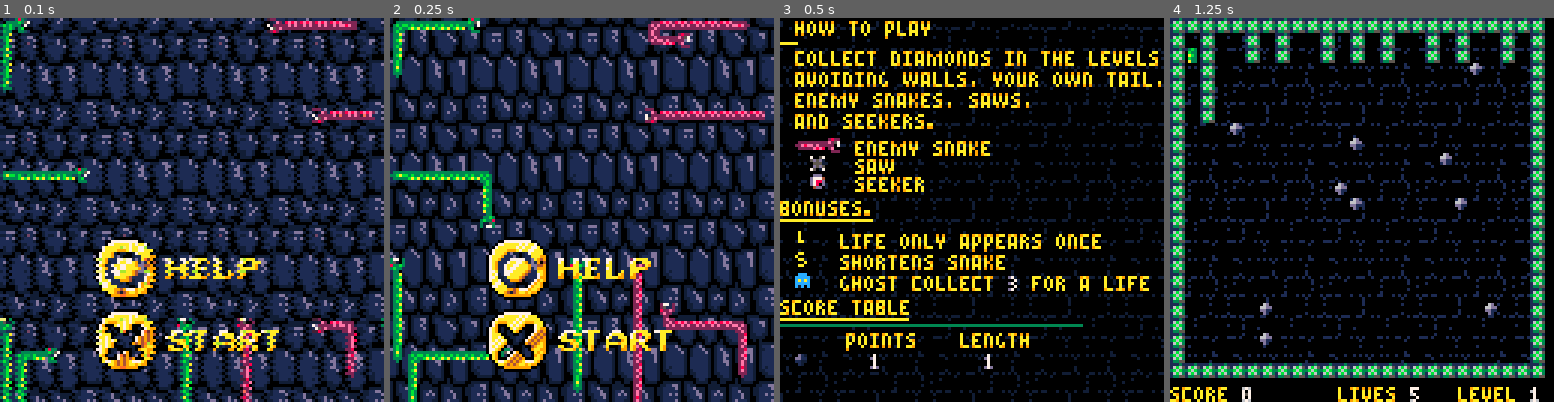
Above: before the commit, frames 1-4 (left to right).
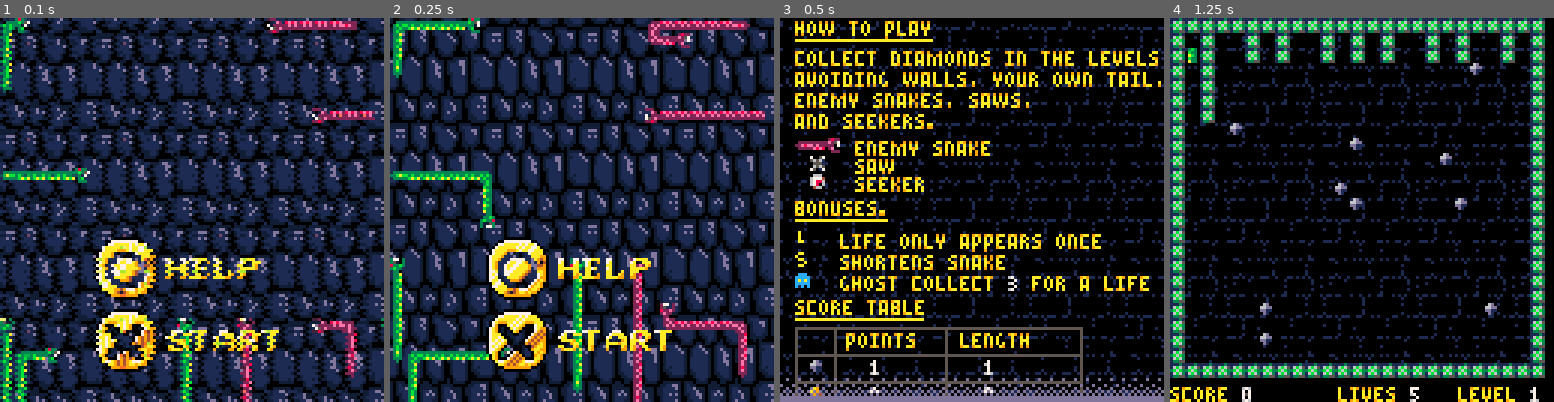
Above: after the commit, the same moments.

Repository: Athas1980/loca-conda
Game: PICO-8 cartridge sna_sm.p8
The game is run twice, just before and just after one commit, with the same random seed, the same clock (stepped at 60 frames per second) and the same inputs.
Inputs:
- Up to frame 1 (0.1 s): no input
- Up to frame 2 (0.25 s): no input
- Up to frame 3 (0.5 s): tap O (Z key) at 0.33 s
- Up to frame 4 (1.25 s): tap O (Z key) at 0.7 s; tap X (X key) at 1.07 s

Frames 1-2 are identical in both runs. In frame 3, 17% of the frame differs, in the area x 0-100%, y 0-100%; in frame 4, nothing differs.

Commit message:
Initial help page

Diff:
--- a/sna_sm.p8
+++ b/sna_sm.p8
@@ -8,6 +8,7 @@
 
 owchies = {54,54,55,55,56,56,57,57}
 c_owch = 1
+help={}
 levels = {
 	{
 		d1 = 10,
@@ -100,9 +101,14 @@
 
 	if(btnp(❎) or btnp(🅾️)) then
 		state = "title"
+		camera()
 		title = init_title()
 		return
 	end
+
+	if (btn(⬆️)) help.y = max(help.miny, help.y - 2)
+	if (btn(⬇️)) help.y = min(help.maxy, help.y + 2)
+
 end
 
 function update_title()
@@ -111,7 +117,10 @@
 		state = "game"
 		return
 	end
-	if (btnp(🅾️)) state="help"
+	if (btnp(🅾️)) then
+		state="help"
+		init_help()
+	end
 	local changes = {}
 	for snake in all(title.snakes) do
 		append_all(changes, snake:move(snake:next()))
@@ -160,6 +169,7 @@
 end
 
 function init_title()
+	music(32)
 	t = {
 		lmap={},
 		frame =0,
@@ -357,15 +367,23 @@
 	palt(0,true)
 end
 
+function init_help()
+	pal()
+	help.miny = 0
+	help.maxy = 43
+	help.y=0
+end
+
 function draw_help()
 	cls()
+	camera(0, help.y)
 	for x=0, 16, 4 do
 		for y=0,32,4 do
 			spr(132,x*8,y*8,4,4)
 		end
 	end
 	msg(5,0, "how to play")
-	line(5,8,0,8,10)
+	line(5,7,50,7,10)
 
 	msg(5,10, "collect diamonds in the levels")
 	msg(5,17, "avoiding walls, your own tail,")
@@ -380,8 +398,8 @@
 
 	spr(7, 10, 52) msg(25,52,"seeker" )
 
-	msg(0, 60, "bonuses.")
-	line(0,67,30,67,10)
+	msg(5, 60, "bonuses.")
+	line(5,67,35,67,10)
 
 	spr(52, 5, 71)
 	spr(53, 5, 78)
@@ -390,12 +408,62 @@
 	msg(20,78, "shortens snake")
 	msg(20,85, "ghost collect 3 for a life")
 
-	msg(0,93, "score table")
-	line(0,100,42,100,10)
-	line(0,102,100,102,3)
-	msg(22,104, "points")
-	msg(60,104, "length")
-	spr(2,5,112) msg(30,111, "1") msg(68,111, "1")
+	msg(5,93, "score table")
+	line(5,100,47,100,10)
+
+	local i = 103
+	line(5,i,100,i,5)
+	msg(22,i+1, "points")
+	msg(60,i+1, "length")
+	i=i+9
+	line(5,i,100,i,5)
+	spr(2,10,i+2) msg(30,i+1, "1") msg(68,i+1, "1")
+	i=i+9
+	line(5,i,100,i,5)
+	spr(3,10,i+2) msg(30,i+1, "2") msg(68,i+1, "2")
+	i=i+9
+	line(5,i,100,i,5)
+	spr(4,10,i+2) msg(30,i+1, "4") msg(68,i+1, "4")
+	i=i+9
+	line(5,i,100,i,5)
+	spr(5,10,i+2) msg(30,i+1, "5") msg(68,i+1, "5")
+	i=i+9
+	line(5,i,100,i,5)
+	spr(6,10,i+2) msg(30,i+1, "20") msg(68,i+1, "20")
+	i=i+9
+	line(6,i,100,i,5)
+	spr(12,10,i+2) msg(30,i+1, "0") msg(68,i+1, "15")
+	i=i+9
+	line(6,i,100,i,5)
+
+	line (5,i,5,103,5)
+
+	line (100,i,100,103,5)
+	line (18,i,18,103,5)
+	line (55,i,55,103,5)
+
+	if (help.y > help.miny) then
+		camera(0)
+		pal(5,13)
+		palt(15,true)
+		for i=0, 15 do
+			spr(197,i*8,0,1,1,false,true)
+		end
+		pal()
+
+
+	end
+	if (help.y < help.maxy) then
+		camera(0)
+		pal(5,13)
+		palt(0,false)
+		palt(15,true)
+		for i=0, 15 do
+			spr(197,i*8,120,1,1,false,false)
+		end
+		pal()
+
+	end
 
 
 
@@ -764,22 +832,22 @@
 10111011110110110001011110011111100000000000010000010000000000000000000000000000000000000000000000000000000000000000000000000000
 101d110000111100011110000011dd66100000000000000000000000000000000000000000000000000000000000000000000000000000000000000000000000
 101dd6111011111101dd1111011dddd6100000000000010000010000000000000000000000000000000000000000000000000000000000000000000000000000
-00000000eeee200006d000000a9000000e8000000b3000000cd0000006660000030300000003000000000000000000000ccc0000006677000000000000000000
-00000000e888200066dd0000aa990000ee880000bb330000ccdd00006777400003330330033303300000000000000000ccccc000066666700000000000000000
-00700700e8882000dd110000994400008822000033550000dd1100006788600000333b130033bb130000000000000000cacac000d60660670000000000000000
-00077000e88820000d1000000940000008200000035000000d1000006780600033b11b5103bb1b510000000000000000ccccc000d666666d0000000000000000
-00077000222220000000000000000000000000000000000000000000046600000b5101100b51b1100000000000000000c0c0c000dd8e8e860000000000000000
-0070070000000000000000000000000000000000000000000000000000000000031b130003111300000000000000000000000000d8e8e8660000000000000000
-00000000000000000000000000000000000000000000000000000000000000000030b1300030b1300000000000000000000000000ddd66600000000000000000
-0000000000000000000000000000000000000000000000000000000000000000000313000003130000000000000000000000000000dddd000000000000000000
-00000000000000000000000000000000000000000000000000000000000000000000000000000000ff777fff000000000000000000000000777aaaff00000000
-67600000070000006700000067000000606000007770000070000000676000006760000067700000f7aaaaff9aa000009aa00000aa000000f7aff9ffaaa00000
-707000006700000070700000007000007070000070000000750000000070000070700000707000007affaaafa0a00000a0000000a0a00000f7afffffa0000000
-75700000070000000060000067000000777000006700000077600000067000006760000067700000affff9afaa900000a0000000a0a00000faa7afffaa000000
-70700000070000000700000000700000007000000070000070700000070000007070000000700000aaaa9aafa0a00000a0000000a0a00000faafffffa0000000
-67600000676000006770000067000000007000006700000007000000060000006760000000600000affffa9f9aa000009aa00000aa900000faaff9ff90000000
-000000000000000000000000000000000000000000000000000000000000000000000000000000009ffff99f000000000000000000000000aaaa99ff00000000
-00000000000000000000000000000000000000000000000000000000000000000000000000000000ffffffff000000000000000000000000ffffffff00000000
+00000000eeee200006d000000007700000000000ff5fff5f0000000006660000030300000003000000000000000000000ccc0000006677000000000000000000
+00000000e888200066dd0000007a940000000000ffffffff000000006777400003330330033303300000000000000000ccccc000066666700000000000000000
+00700700e8882000dd11000007aaa940000000005fff5fff000000006788600000333b130033bb130000000000000000cacac000d60660670000000000000000
+00077000e88820000d1000007aaaaa9400000000ff5fff5f000000006780600033b11b5103bb1b510000000000000000ccccc000d666666d0000000000000000
+000770002222200000000000777a944400000000f5f5f5f500000000046600000b5101100b51b1100000000000000000c0c0c000dd8e8e860000000000000000
+007007000000000000000000007a9400000000005f5f5f5f0000000000000000031b130003111300000000000000000000000000d8e8e8660000000000000000
+000000000000000000000000007a9400000000005555555500000000000000000030b1300030b1300000000000000000000000000ddd66600000000000000000
+000000000000000000000000007a940000000000555555550000000000000000000313000003130000000000000000000000000000dddd000000000000000000
+0000000000000000000000000000000000000000f5f5f5f500000000000000000000000000000000ff777fff000000000000000000000000777aaaff00000000
+67600000070000006700000000000000000000005f5f5f5f00000000006000006760000067700000f7aaaaff9aa000009aa00000aa000000f7aff9ffaaa00000
+707000006700000070700000000000000000000055f555f5000000000070000070700000707000007affaaafa0a00000a0000000a0a00000f7afffffa0000000
+7570000007000000006000000000000000000000f555f55500000000677000006760000067700000affff9afaa900000a0000000a0a00000faa7afffaa000000
+70700000070000000700000000000000000000005555555500000000000000007070000000700000aaaa9aafa0a00000a0000000a0a00000faafffffa0000000
+67600000676000006770000000000000000000005f555f5500000000060000006760000000600000affffa9f9aa000009aa00000aa900000faaff9ff90000000
+000000000000000000000000000000000000000055555555000000000700000000000000000000009ffff99f000000000000000000000000aaaa99ff00000000
+00000000000000000000000000000000000000005555555500000000060000000000000000000000ffffffff000000000000000000000000ffffffff00000000
 0000000077fff77f00000000000000000000000077ffffff000000000000000000000000f7aaaaff00000000f7aaaaffff7777ff77aaaaff0000000000000000
 0a0000007afff7af9a9000009a900000909000007affffff900090009a0000000a0000007affaaaf9a9000007affaaaff7affaafffaaffff9090000090900000
 a0000000aafffaaf0a0000000a000000a0900000aaffffffa909a000a0a00000a0a00000aafffa9fa0a000007afffa9f7aafffffffaaffffa0a00000a0a00000
@@ -926,7 +994,7 @@
 
 __gff__
 0001020202020201010100000000000000000000000000000000000000000000000000000000000000000000000000000000000000000101010101010101010101010101010101010000000000000000010101010101010100000000000000000101010101010101000000000000000001010101010101010000000000000000
-0000000000000000000000000000000000000000000000000000000000000000000000000000000000000000000000000000000000000000000000000000000000010202020202010101000000000000000000000000000000000000000000000000000000000000000000000000000000000000000000000000000000000000
+0000000000000000000000000000000000000000000000000000000000000000000000000000000000000000000000000000000000000000000000000000000000010202020200010101000000000000000000000000000000000000000000000000000000000000000000000000000000000000000000000000000000000000
 __map__
 4b4c4d4e4e4e4e4e4e0000000000000000000000000000000000000000000000000000000000000000000000000000000000000000000000000000000000000000000000000000000000000000000000000000000000000000000000000000000000000000000000000000000000000000000000000000000000000000000000
 5b5c5de1dee5e94e4e0000000000000000000000000000000000000000000000000000000000000000000000000000000000000000000000000000000000000000000000000000000000000000000000000000000000000000000000000000000000000000000000000000000000000000000000000000000000000000000000
Not shown, changed: the music (__music__) section of sna_sm.p8
Not shown, changed: the sound effects (__sfx__) section of sna_sm.p8
